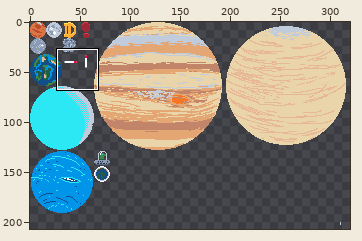
Pixel-art file: raws/spirtesheet.aseprite. Above: a wide view before the commit, with the close-up outlined.
Close-up. Before the edit:
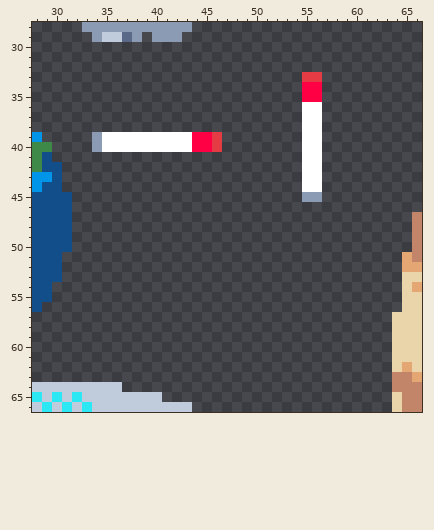
512x512 pixels, 1 frame. Shown: x 28..66, y 28..66. The wide view leaves out empty margins. The commit also changed other parts of the picture, which this record leaves out.
The result:
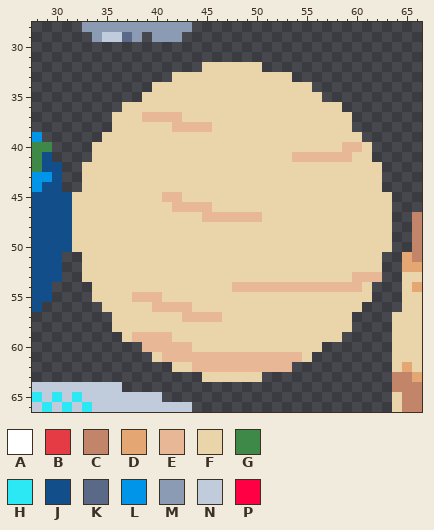
Palette (. is transparent): A #ffffff  B #e43b44  C #c28569  D #e4a672  E #e8b796  F #ead4aa  G #3e8948  H #2ce8f5  J #124e89  K #5a6988  L #0095e9  M #8b9bb4  N #c0cbdc  P #ff0044
Edits made:
Layer "Layer 2":
y 32: x 45..50 ...... -> FFFFFF
y 33: x 42..53 ............ -> FFFFFFFFFFFF; x 55..56 BB -> ..
y 34: x 40..56 ...............PP -> FFFFFFFFFFFFFFFF.
y 35: x 39..56 ................PP -> FFFFFFFFFFFFFFFFFF
y 36: x 37..58 ..................AA.. -> FFFFFFFFFFFFFFFFFFFFFF
y 37: x 36..59 ...................AA... -> FFFEEEEFFFFFFFFFFFFFFFFF
y 38: x 36..59 ...................AA... -> FFFFFFEEEEFFFFFFFFFFFFFF
y 39: x 34..60 MAAAAAAAAAPPB........AA.... -> .FFFFFFFFFFFFFFFFFFFFFFFFFF
y 40: x 34..61 MAAAAAAAAAPPB........AA..... -> FFFFFFFFFFFFFFFFFFFFFFFFFEEF
y 41: x 34..61 .....................AA..... -> FFFFFFFFFFFFFFFFFFFFEEEEEEFF
y 42..44: x 33..62 ......................AA...... -> FFFFFFFFFFFFFFFFFFFFFFFFFFFFFF
y 45: x 32..63 .......................MM....... -> FFFFFFFFFEEFFFFFFFFFFFFFFFFFFFFF
y 46: x 32..63 ................................ -> FFFFFFFFFFEEEEFFFFFFFFFFFFFFFFFF
y 47: x 32..63 ................................ -> FFFFFFFFFFFFFEEEEEEFFFFFFFFFFFFF
y 48..50: x 32..63 ................................ -> FFFFFFFFFFFFFFFFFFFFFFFFFFFFFFFF
y 51..52: x 33..62 .............................. -> FFFFFFFFFFFFFFFFFFFFFFFFFFFFFF
y 53: x 33..62 .............................. -> FFFFFFFFFFFFFFFFFFFFFFFFFFFEEE
y 54: x 34..61 ............................ -> FFFFFFFFFFFFFFEEEEEEEEEEEEEF
y 55: x 34..61 ............................ -> FFFFEEEFFFFFFFFFFFFFFFFFFFFF
y 56: x 35..60 .......................... -> FFFFFEEEEFFFFFFFFFFFFFFFFF
y 57: x 36..59 ........................ -> FFFFFFFEEEEFFFFFFFFFFFFF
y 58: x 36..59 ........................ -> FFFFFFFFFFFFFFFFFFFFFFFF
y 59: x 37..58 ...................... -> FEEEEFFFFFFFFFFFFFFFFF
y 60: x 39..56 .................. -> EEEEEFFFFFFFFFFFFF
y 61: x 40..55 ................ -> FEEEEEEEEEEEEEEF
y 62: x 42..53 ............ -> FFEEEEEEEEEE
y 63: x 45..50 ...... -> FFFFFF
Where, in picture pixels (left, top, right, bottom), the same in both close-ups:
changed: (72, 62, 392, 382)
